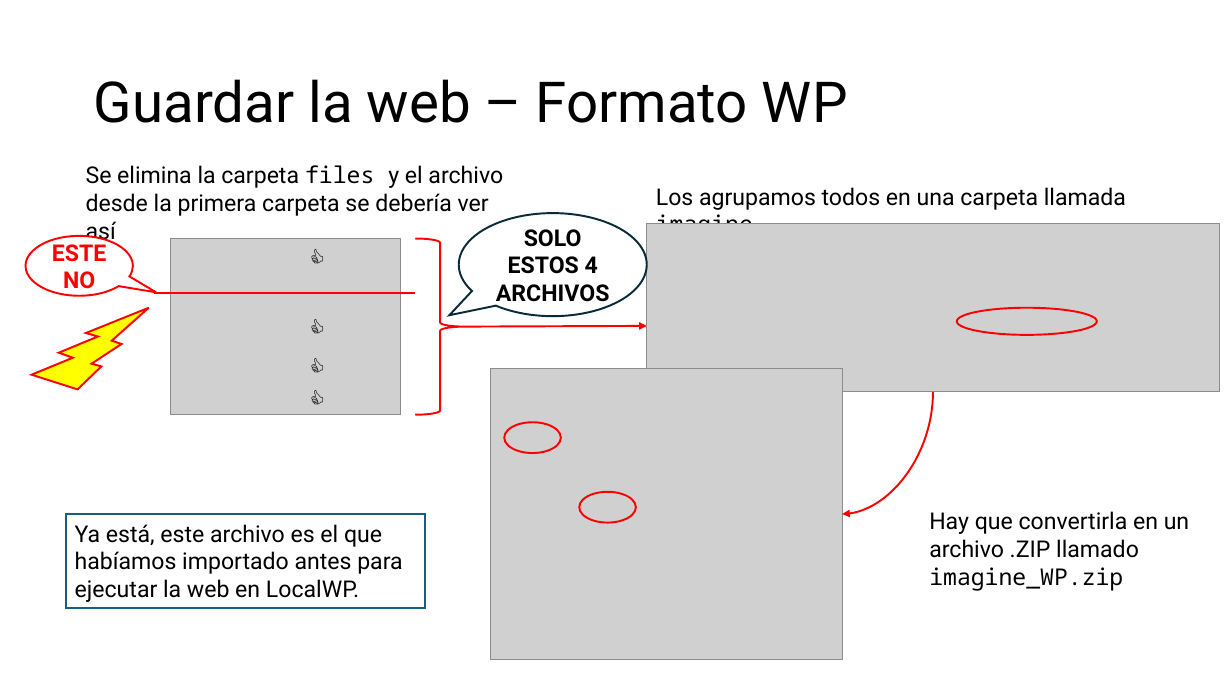
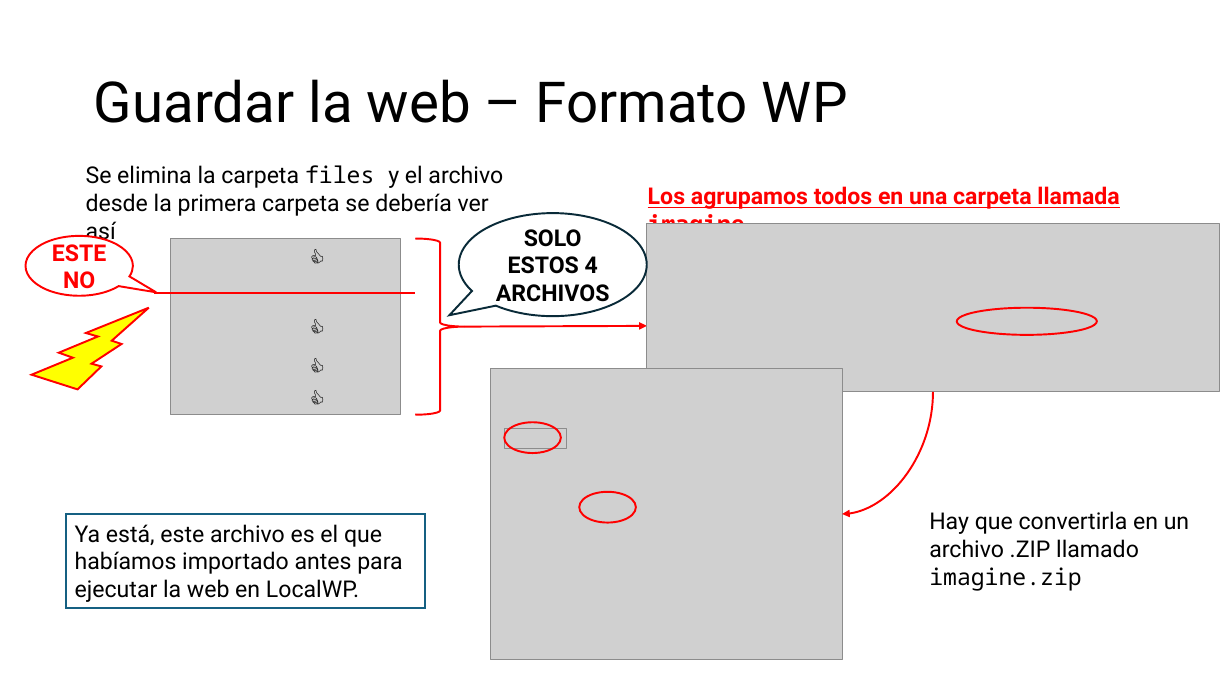
Before and after one commit to imagine-uo/imagine-uo.github.io, a slide deck: slide 24 of Guía para editar la web del grupo.pptx. Drawn at 1232x693 pixels with LibreOffice and Linux fonts; fonts in the diff are those of the drawing; grey boxes stand for pictures. Boxes give left, top, right and bottom in pixels: in the first picture for what was removed or moved away, otherwise in the second. Text is boxed around its words. In the diff, an @@ line names an element or a change of style, - is before the commit and + after.

```diff
--- a/Guía para editar la web del grupo.pptx
+++ b/Guía para editar la web del grupo.pptx
@@ text "Los agrupamos todos en una ...": place and size @@
-text "Los agrupamos todos en una ..." at box(656, 187, 1126, 224)
+text "Los agrupamos todos en una ..." at box(648, 186, 1119, 224)
@@ text "Los agrupamos todos en una ..." at box(648, 186, 1119, 224): text colour #000000 to #FF0000, bold on, underline on @@
@@ picture added at box(505, 429, 567, 448) @@
@@ text at box(929, 511, 1189, 591): text changed @@
-Hay que convertirla en un archivo .ZIP llamado imagine_WP.zip
+Hay que convertirla en un archivo .ZIP llamado imagine.zip
```
Also in this commit, not shown: 6 other slides changed, 4 other files.
